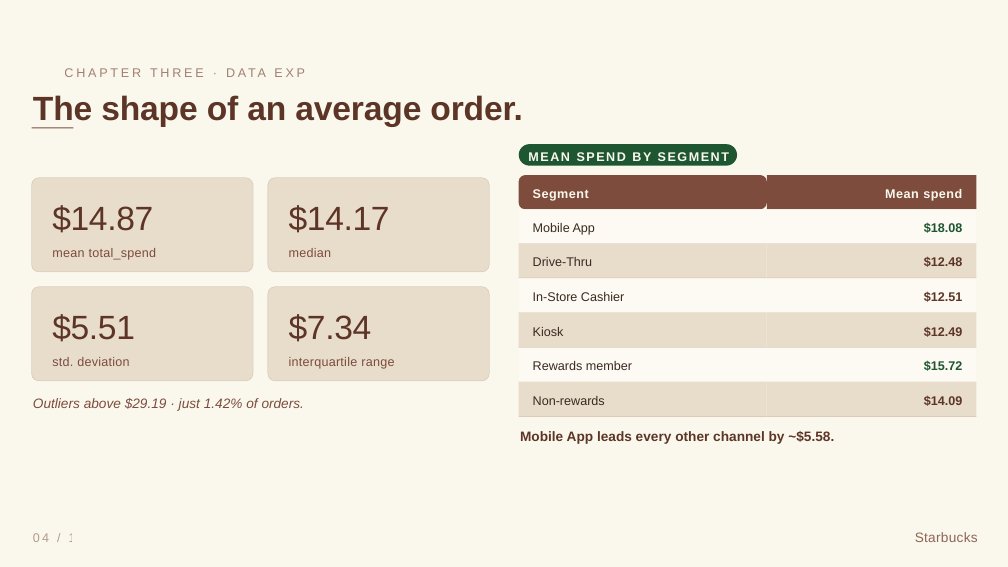
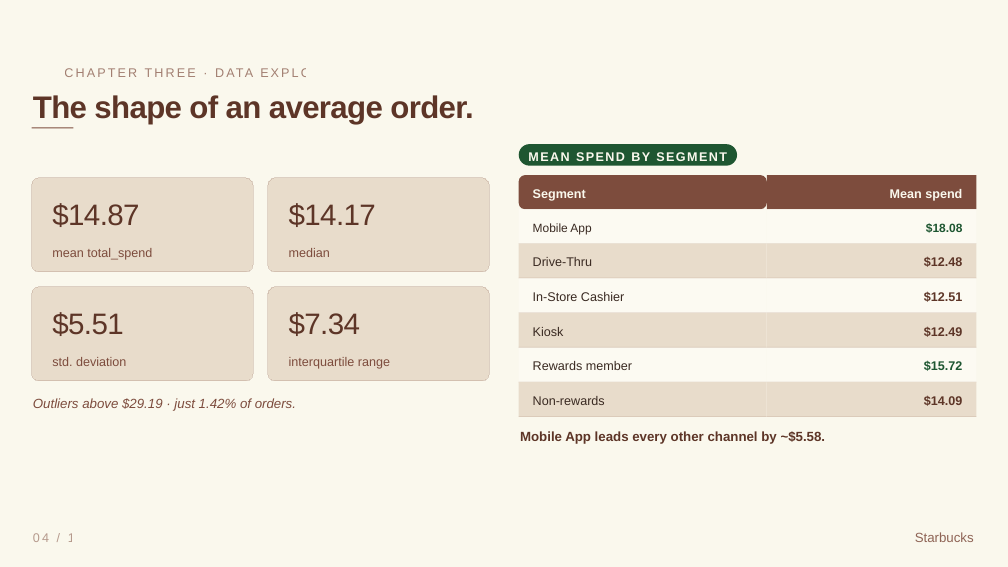
Before and after one commit to NamanSudan/data202-starbucks-analysis, a slide deck: slide 4 of presentation/final-presentation/final-presentation.pptx. Drawn at 1008x567 pixels with LibreOffice and Linux fonts; fonts in the diff are those of the drawing. Boxes give left, top, right and bottom in pixels: in the first picture for what was removed or moved away, otherwise in the second. Text is boxed around its words. In the diff, an @@ line names an element or a change of style, - is before the commit and + after.

```diff
--- a/presentation/final-presentation/final-presentation.pptx
+++ b/presentation/final-presentation/final-presentation.pptx
@@ text "The shape of an average ..." at (33, 95, 473, 124): size 48 to 44.6 pt, letter spacing -0.2 to -0.9 pt @@
@@ text "CHAPTER THREE · DATA EXPLORATION" at (63, 63, 440, 80): letter spacing 4 to 3 pt @@
@@ text "MEAN SPEND BY SEGMENT" at (528, 152, 727, 161): letter spacing 2.2 to 2 pt @@
@@ text "Segment" at (533, 189, 586, 201): letter spacing 0.7 to 0 pt @@
@@ text "Mean spend" at (890, 189, 962, 201): letter spacing 0.7 to 0 pt @@
@@ text "Mobile App" at (533, 223, 591, 234): size 18 to 17.1 pt @@
@@ text "$18.08" at (926, 223, 962, 233): size 18 to 17.1 pt @@
@@ size 48 to 42.2 pt, letter spacing -0.5 to -0.9 pt in 4 elements at (52, 203, 139, 227), (289, 203, 376, 227), (52, 312, 124, 336), (289, 312, 361, 336) @@
@@ letter spacing 0.4 to 0 pt in 4 elements at (52, 248, 152, 260), (289, 248, 330, 257), (52, 357, 126, 366), (289, 357, 390, 369) @@
@@ text "Outliers above $29.19 · just ..." at (33, 398, 296, 411): size 19.5 to 19 pt @@
@@ text "Mobile App leads every other ..." at (520, 431, 826, 444): size 19.5 to 19 pt @@
@@ text "04 / 16" at (33, 533, 84, 542): letter spacing 3.2 to 3 pt @@
@@ text "Starbucks" at (915, 532, 974, 542): size 19.5 to 19 pt, letter spacing 0.4 to 0 pt @@
```
Also in this commit, not shown: 15 other slides changed, 2 other files.
